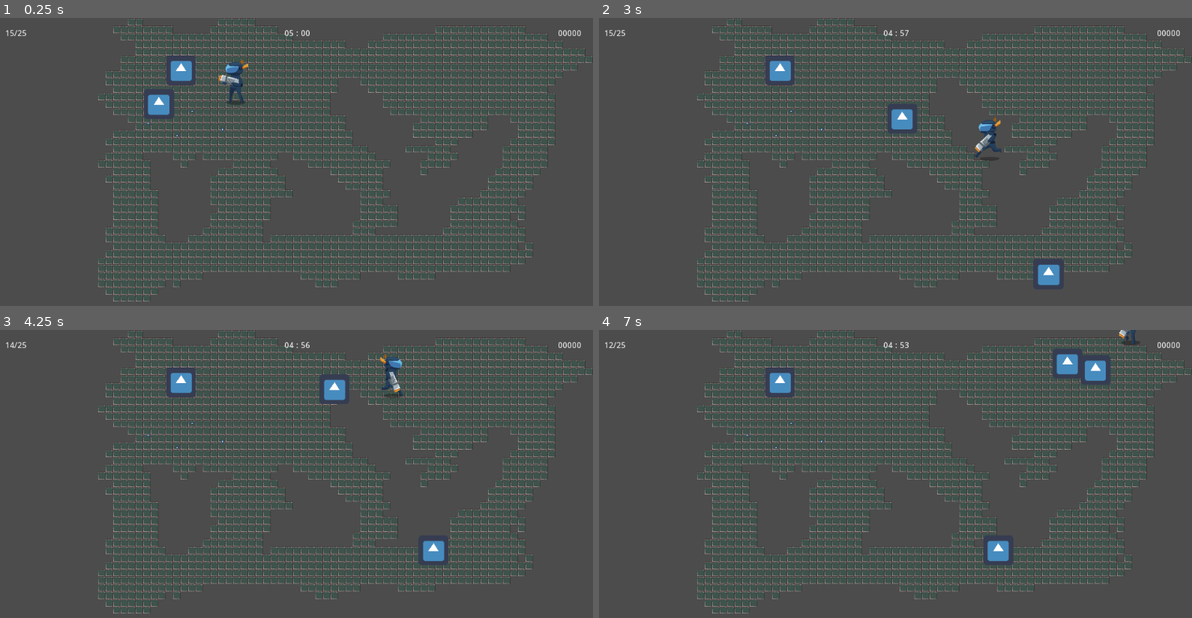
Above: before the commit, frames 1-4 (two rows, left to right).
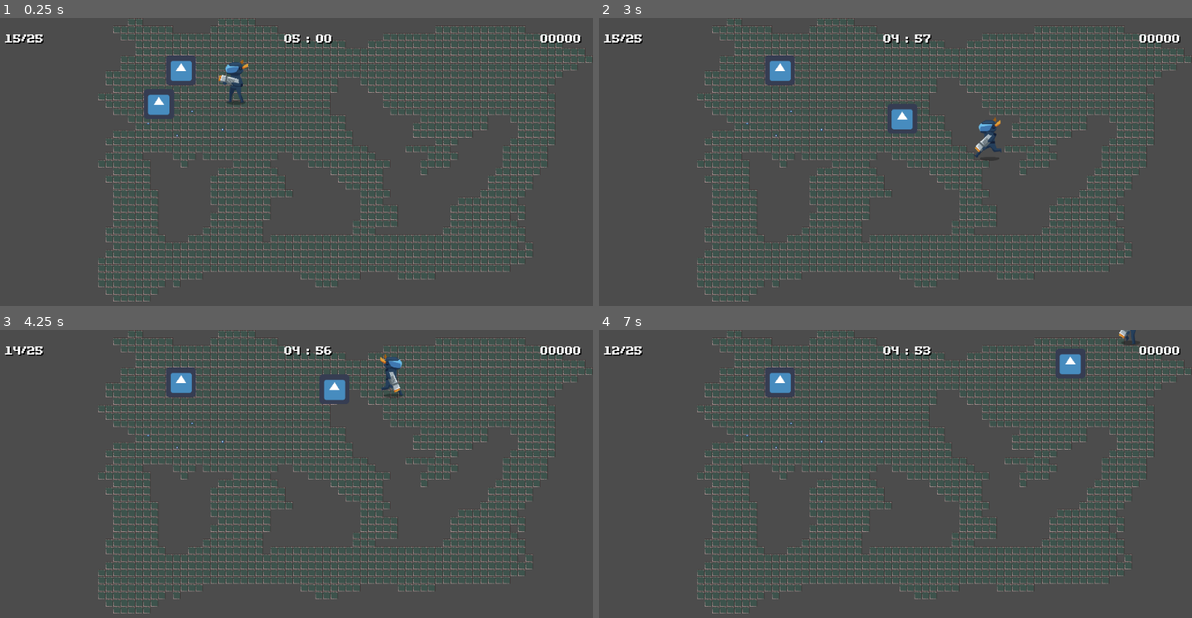
Above: after the commit, the same moments.

Repository: jimmyjonezz/Annigilation
Game: Godot game, scene res://Main/Main.tscn
Two runs of this game, one before a commit and one after it. Both use one fixed random seed, a clock stepped at 60 frames per second and the inputs below. The engine's default icon, where the game draws it, is replaced by a stand-in: a white triangle on a blue panel in a dark square.
Inputs (mouse positions are in pixels of both pictures, inside the frame that each line leads up to):
- Up to frame 1 (0.25 s): no input
- Up to frame 2 (3 s): move the mouse to (1025, 176) at 0.52 s; hold Right (ui_right) 0.53-1.28 s; move the mouse to (770, 210) at 1.27 s; hold Down (ui_down) 1.28-2.03 s; move the mouse to (954, 115) at 2.02 s; hold Right (ui_right) 2.03-2.78 s; move the mouse to (859, 262) at 2.77 s; hold Up (ui_up) from 2.78 s (still down)
- Up to frame 3 (4.25 s): move the mouse to (474, 557) at 3.52 s; release Up (ui_up) at 3.53 s; hold Left (ui_left) from 3.53 s (still down)
- Up to frame 4 (7 s): move the mouse to (711, 453) at 4.27 s; move the mouse to (919, 505) at 5.02 s; release Left (ui_left) at 5.03 s; hold Down (ui_down) 5.03-5.78 s; move the mouse to (800, 416) at 5.77 s; hold Right (ui_right) 5.78-6.53 s; move the mouse to (1025, 488) at 6.52 s; hold Up (ui_up) from 6.53 s (still down)

The runs differ from the first frame. In frame 1, 0.6% of the frame differs, in the area x 0-99%, y 4-10%; in frame 2, 0.9%; in frame 3, 0.9%; in frame 4, 1.4%, in the area x 0-99%, y 4-82%.

Commit message:
0.7.1

Diff:
--- /dev/null
+++ b/Font/32pt.tres
@@ -0,0 +1,7 @@
+[gd_resource type="DynamicFont" load_steps=2 format=2]
+
+[ext_resource path="res://Font/ExpressionPro.otf" type="DynamicFontData" id=1]
+
+[resource]
+size = 32
+font_data = ExtResource( 1 )
--- a/GUI/GUI.gd
+++ b/GUI/GUI.gd
@@ -21,7 +21,7 @@
 
 #обновляем показатель жизни
 func update_count_text(value):
-	$GUI/Label.text = str(round(value)) + '/' + str(maximum)
+	$GUI/health.text = str(round(value)) + '/' + str(maximum)
 
 func _input(event):
 	if Input.is_action_just_pressed("ui_cancel"):
--- a/GUI/GUI.tscn
+++ b/GUI/GUI.tscn
@@ -1,7 +1,8 @@
-[gd_scene load_steps=3 format=2]
+[gd_scene load_steps=4 format=2]
 
 [ext_resource path="res://GUI/GUI.gd" type="Script" id=1]
-[ext_resource path="res://Image/fon.png" type="Texture" id=2]
+[ext_resource path="res://Font/32pt.tres" type="DynamicFont" id=2]
+[ext_resource path="res://Image/fon.png" type="Texture" id=3]
 
 [node name="GUI" type="CanvasLayer"]
 pause_mode = 2
@@ -19,9 +20,14 @@
 margin_right = -20.0
 margin_bottom = -20.0
 
-[node name="Label" type="Label" parent="GUI"]
+[node name="health" type="Label" parent="GUI"]
 margin_right = 70.0
 margin_bottom = 20.0
+custom_fonts/font = ExtResource( 2 )
+custom_colors/font_color_shadow = Color( 0, 0, 0, 1 )
+custom_constants/shadow_offset_x = 2
+custom_constants/line_spacing = 0
+custom_constants/shadow_offset_y = 2
 text = "Health"
 
 [node name="time" type="Label" parent="GUI"]
@@ -30,6 +36,10 @@
 margin_left = -15.0
 margin_right = 9.0
 margin_bottom = 31.0
+custom_fonts/font = ExtResource( 2 )
+custom_colors/font_color_shadow = Color( 0, 0, 0, 1 )
+custom_constants/shadow_offset_x = 2
+custom_constants/shadow_offset_y = 2
 text = "Time"
 align = 1
 
@@ -38,18 +48,21 @@
 anchor_right = 1.0
 margin_left = -145.0
 margin_bottom = 23.0
+custom_fonts/font = ExtResource( 2 )
+custom_colors/font_color_shadow = Color( 0, 0, 0, 1 )
+custom_constants/shadow_offset_x = 2
+custom_constants/shadow_offset_y = 2
 text = "Score"
 align = 2
 autowrap = true
 clip_text = true
 
 [node name="Pause" type="TextureRect" parent="."]
-editor/display_folded = true
 visible = false
 modulate = Color( 1, 1, 1, 0.784314 )
 anchor_right = 1.0
 anchor_bottom = 1.0
-texture = ExtResource( 2 )
+texture = ExtResource( 3 )
 expand = true
 
 [node name="Panel2" type="Panel" parent="Pause"]
@@ -74,6 +87,7 @@
 margin_bottom = 45.0
 size_flags_horizontal = 7
 size_flags_vertical = 7
+custom_fonts/font = ExtResource( 2 )
 text = "CONTINUE"
 
 [node name="Restart" type="Button" parent="Pause/Panel2/GridContainer"]
@@ -82,6 +96,7 @@
 margin_bottom = 94.0
 size_flags_horizontal = 7
 size_flags_vertical = 7
+custom_fonts/font = ExtResource( 2 )
 text = "RESTART"
 
 [node name="Exit" type="Button" parent="Pause/Panel2/GridContainer"]
@@ -90,6 +105,7 @@
 margin_bottom = 143.0
 size_flags_horizontal = 7
 size_flags_vertical = 3
+custom_fonts/font = ExtResource( 2 )
 text = "EXIT"
 
 [node name="Gameover" type="TextureRect" parent="."]
--- a/Main/Main.gd
+++ b/Main/Main.gd
@@ -12,7 +12,7 @@
 export var Kamikaze : PackedScene
 
 export var spawn_pos = [Vector2(100, 100), Vector2(750, 100),
-		Vector2(64, 550), Vector2(750, 550)]
+		Vector2(100, 550), Vector2(750, 550)]
 var pospos = []
 export var distance = 350
 
@@ -49,11 +49,13 @@
 		if pospos[i] < distance:
 			Kamikaze_instance.position = spawn_pos[i]
 
-
+			get_node("SpawnEnemy").add_child(Kamikaze_instance)
 			var new_path = get_node("World/Navigation").get_simple_path(
 			Kamikaze_instance.position, get_pos)
 			Kamikaze_instance.path = new_path
-			get_node("SpawnEnemy").add_child(Kamikaze_instance)
+
+		else:
+			return
 		#elif pospos[i] > distance:  #<-переделать!
 		#	return
 
--- a/Robots/Kamikaze/Kamikaze.gd
+++ b/Robots/Kamikaze/Kamikaze.gd
@@ -37,7 +37,11 @@
 	$Popup.visible = true
 	current_health -= 1
 	$Popup.heal(-1)
+	$Timer.start()
 
 	if current_health == 0:
 		$"../../GUI".take_score()
 		queue_free()
+
+func _on_Timer_timeout():
+	$Popup.visible = false
--- a/Robots/Kamikaze/Kamikaze.tscn
+++ b/Robots/Kamikaze/Kamikaze.tscn
@@ -34,3 +34,8 @@
 [node name="Popup" parent="." instance=ExtResource( 3 )]
 visible = false
 position = Vector2( 0, -61 )
+
+[node name="Timer" type="Timer" parent="."]
+wait_time = 2.0
+one_shot = true
+[connection signal="timeout" from="Timer" to="." method="_on_Timer_timeout"]
Binary file added: Font/ExpressionPro.otf
Not shown: 1 places in GUI/GUI.tscn that only renumber resources
